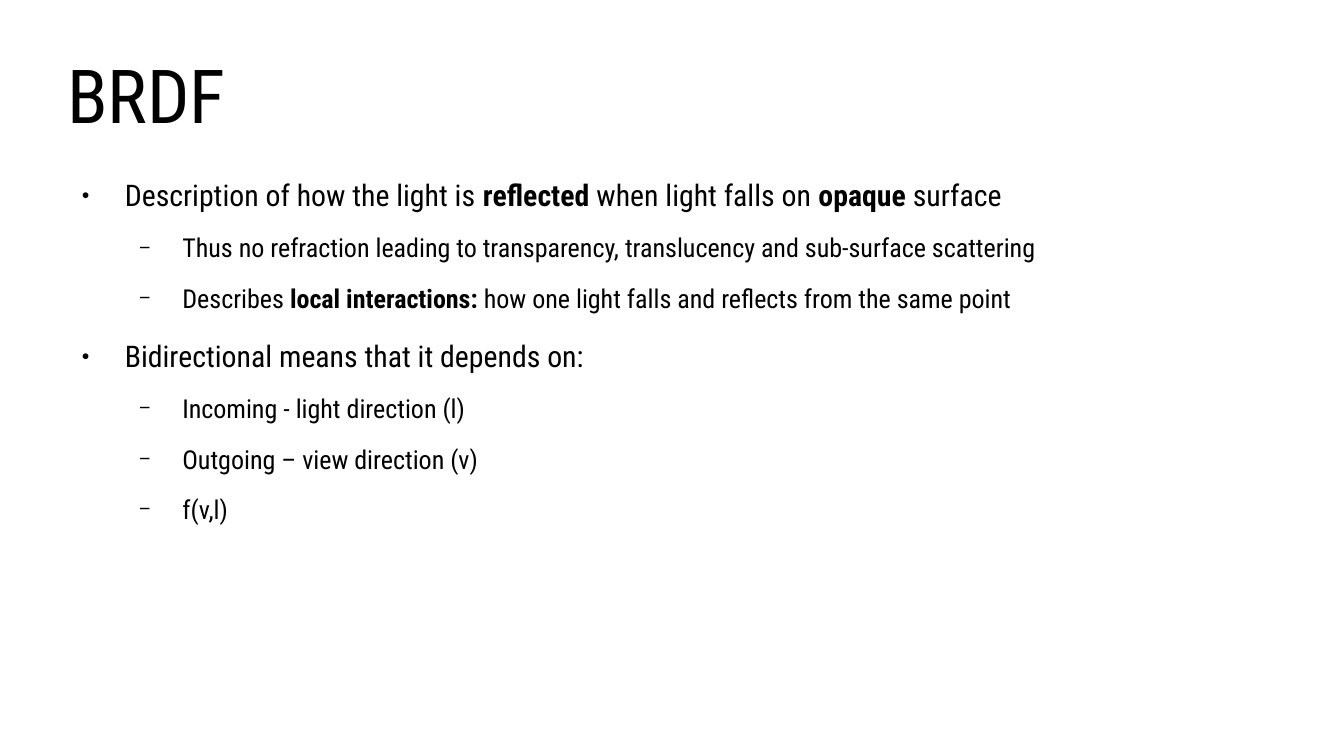
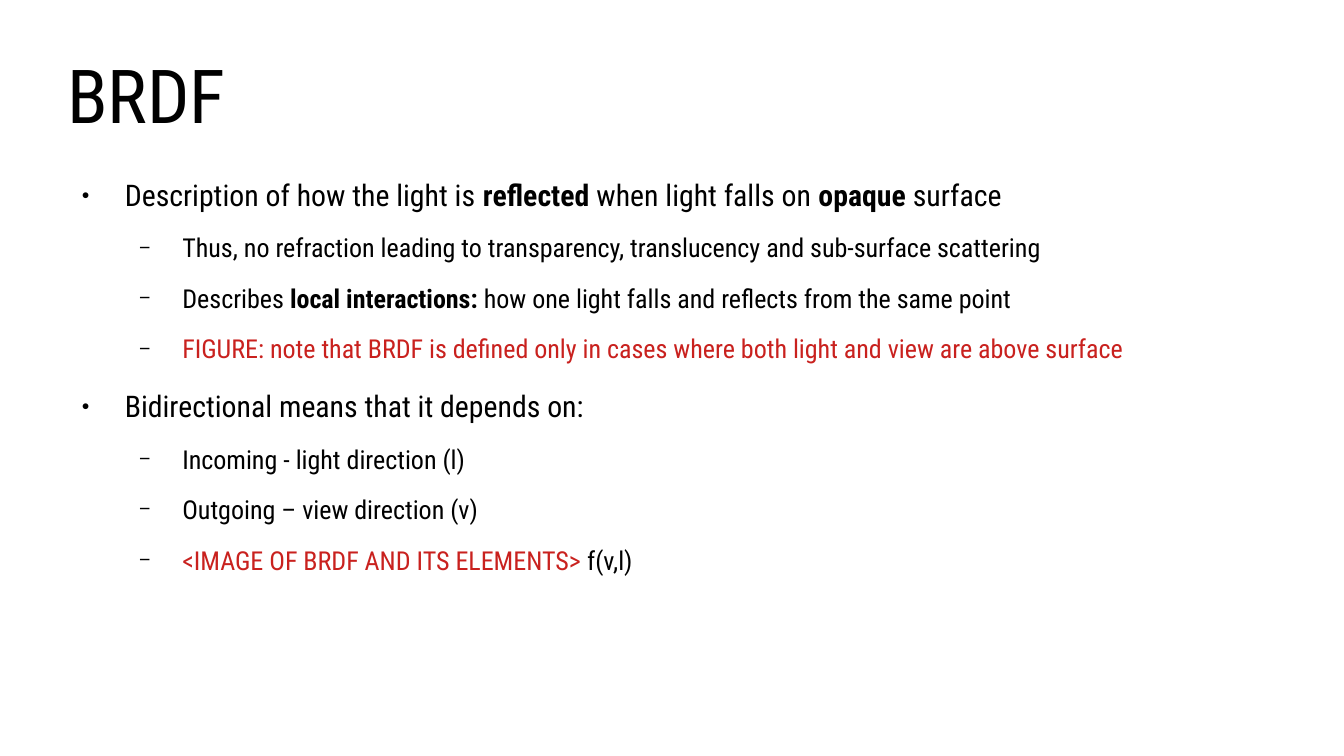
Before and after one commit to lorentzo/IntroductionToComputerGraphics, a slide deck: slide 26 of lectures/3_foundations_3d_scene/3_2_2_3D_models_material.odp (slide 25 before the commit). Drawn at 1344x756 pixels with LibreOffice and Linux fonts; fonts in the diff are those of the drawing. Boxes give left, top, right and bottom in pixels: in the first picture for what was removed or moved away, otherwise in the second. Text is boxed around its words. In the diff, an @@ line names an element or a change of style, - is before the commit and + after.

```diff
--- a/lectures/3_foundations_3d_scene/3_2_2_3D_models_material.odp
+++ b/lectures/3_foundations_3d_scene/3_2_2_3D_models_material.odp
@@ text at [182, 237, 1040, 263]: text changed @@
-  − Thus no refraction leading to transparency, translucency and sub-surface scattering
+  − Thus, no refraction leading to transparency, translucency and sub-surface scattering
@@ text at [182, 338, 1122, 364]: paragraph added @@
+  − FIGURE: note that BRDF is defined only in cases where both light and view are above surface
@@ text at [182, 549, 632, 576]: text changed; text colour #000000 to #C9211E @@
-  − f(v,l)
+  − <IMAGE OF BRDF AND ITS ELEMENTS> f(v,l)
```
Also in this commit, not shown: 11 other slides changed, 12 slides added, 1 slide removed, 7 other files.
